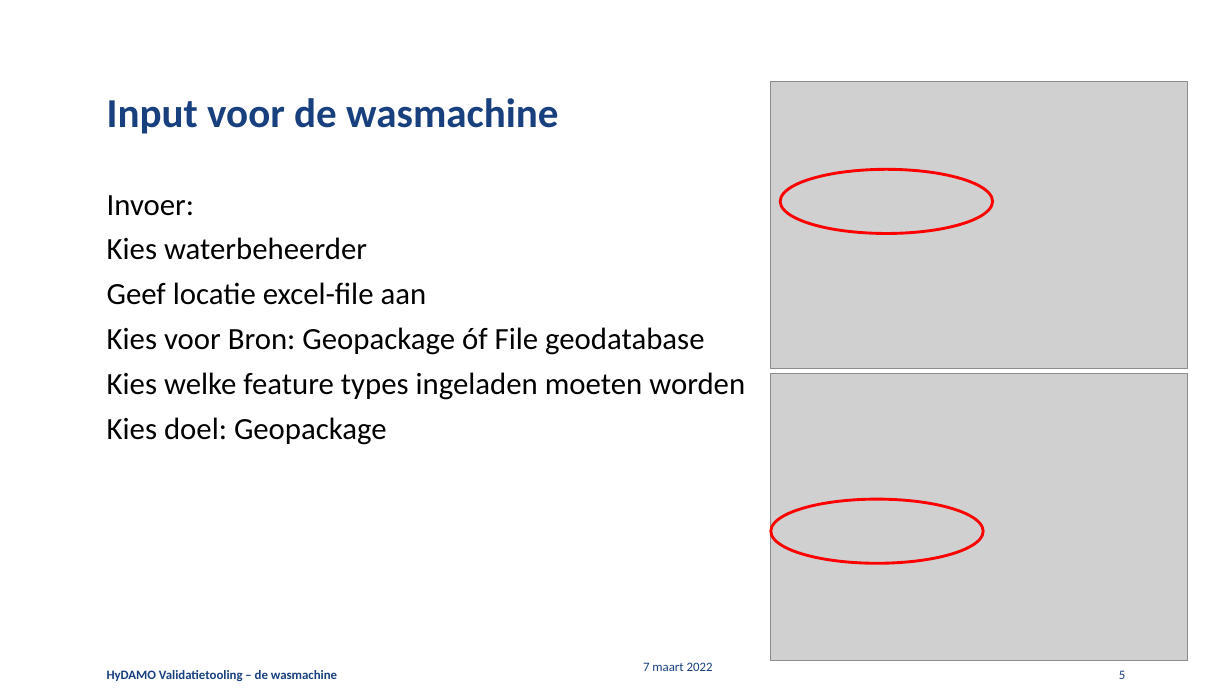
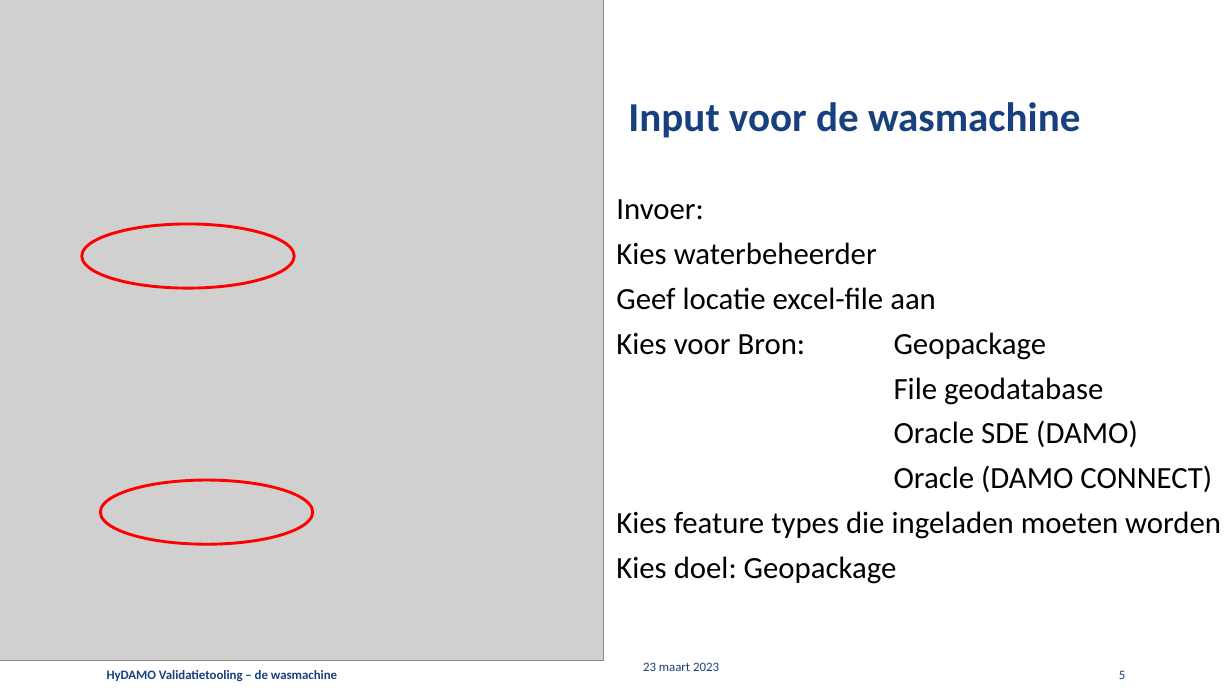
Before and after one commit to HetWaterschapshuis/HyDAMOValidatieregels, a slide deck: slide 5 of hydamo_wasmachine/HyDAMOWasmachine.pptx. Drawn at 1232x693 pixels with LibreOffice and Linux fonts; fonts in the diff are those of the drawing; grey boxes stand for pictures; background and template pictures are left out. Boxes give left, top, right and bottom in pixels: in the first picture for what was removed or moved away, otherwise in the second. Text is boxed around its words. In the diff, an @@ line names an element or a change of style, - is before the commit and + after.

Commit message:
HyDAMO Wasmachine v2_0
Aangepaste Excel gefocused op HyDAMO ipv heel DAMO
Aangepaste readers; nu geschikt voor gebruik met fgdb, gpg, DAMO database en DAMO Connect
Omzetting afvoeraanvoergebied.waterafvoer en .gerelateerdafvoergebied

```diff
--- a/hydamo_wasmachine/HyDAMOWasmachine.pptx
+++ b/hydamo_wasmachine/HyDAMOWasmachine.pptx
@@ picture added at bbox=[0, 0, 604, 661] @@
@@ picture removed at bbox=[771, 81, 1188, 369] @@
@@ title "Input voor de wasmachine": place and size @@
-title "Input voor de wasmachine" at bbox=[107, 98, 558, 134]
+title "Input voor de wasmachine" at bbox=[628, 102, 1080, 138]
@@ text "Invoer:": place and size @@
-text "Invoer:" at bbox=[107, 195, 745, 445]
+text "Invoer:" at bbox=[616, 199, 1221, 584]
@@ ellipse: place and size @@
-ellipse at bbox=[780, 169, 993, 233]
+ellipse at bbox=[82, 224, 295, 287]
@@ text at bbox=[616, 332, 1221, 539]: text changed @@
-Kies voor Bron: Geopackage óf File geodatabase
-Kies welke feature types ingeladen moeten worden
+Kies voor Bron: Geopackage
+File geodatabase
+Oracle SDE (DAMO)
+Oracle (DAMO CONNECT)
+Kies feature types die ingeladen moeten worden
@@ picture removed at bbox=[771, 373, 1188, 661] @@
@@ ellipse: place and size @@
-ellipse at bbox=[771, 499, 983, 563]
+ellipse at bbox=[101, 481, 313, 544]
@@ text at bbox=[643, 662, 719, 671]: text changed @@
-7 maart 2022
+23 maart 2023
```
Also in this commit, not shown: 4 other slides changed, 2 other files.
